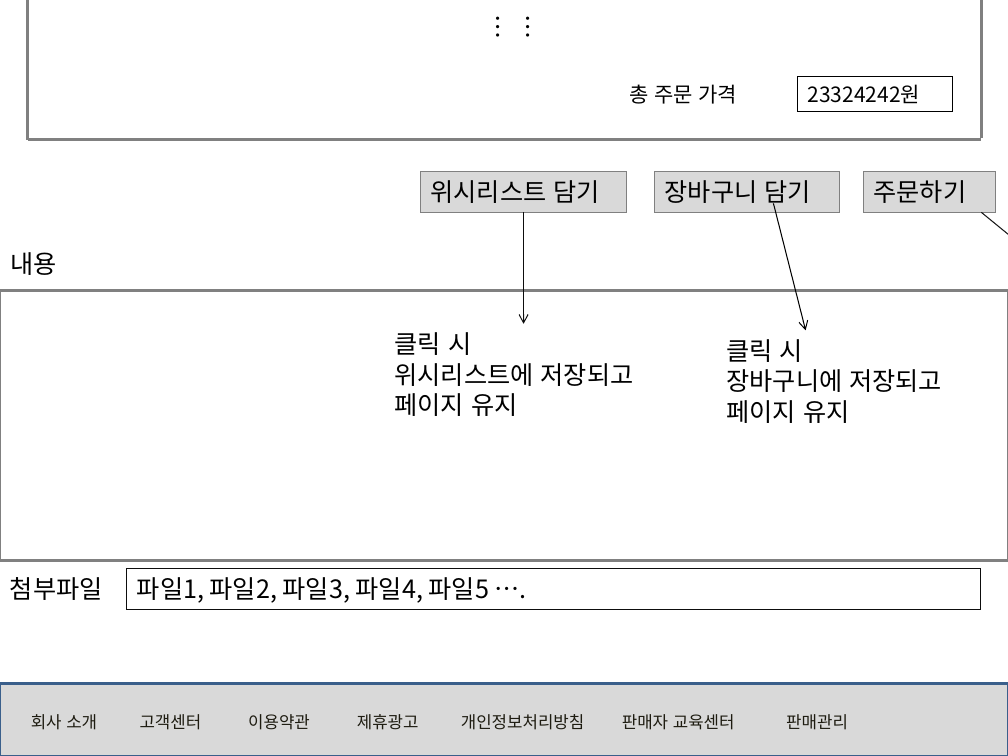
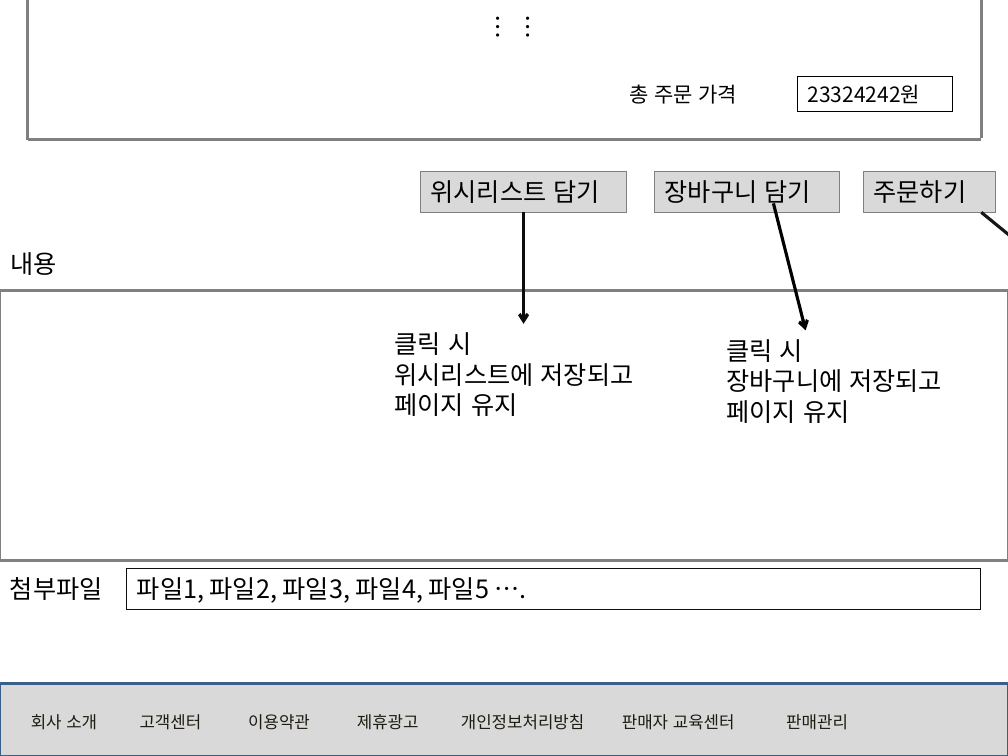
Before and after one commit to rosangels2/market, a slide deck: slide 12 of 포트폴리오/스토리보드/스토리보드.pptx (slide 6 before the commit). Drawn at 1008x756 pixels with LibreOffice and Linux fonts; fonts in the diff are those of the drawing. Boxes give left, top, right and bottom in pixels: in the first picture for what was removed or moved away, otherwise in the second. Text is boxed around its words. In the diff, an @@ line names an element or a change of style, - is before the commit and + after.

```diff
--- a/포트폴리오/스토리보드/스토리보드.pptx
+++ b/포트폴리오/스토리보드/스토리보드.pptx
@@ arrow (773, 204) - (805, 331): stroke #000000 0.75 pt to #000000 2.25 pt @@
@@ arrow (523, 213) - (523, 324): stroke #0D0D0D 0.75 pt to #0D0D0D 2.25 pt @@
@@ arrow (982, 213) - (1008, 263): stroke #171717 0.75 pt to #171717 2.25 pt @@
```
Also in this commit, not shown: 25 other slides changed, 2 slides added.
